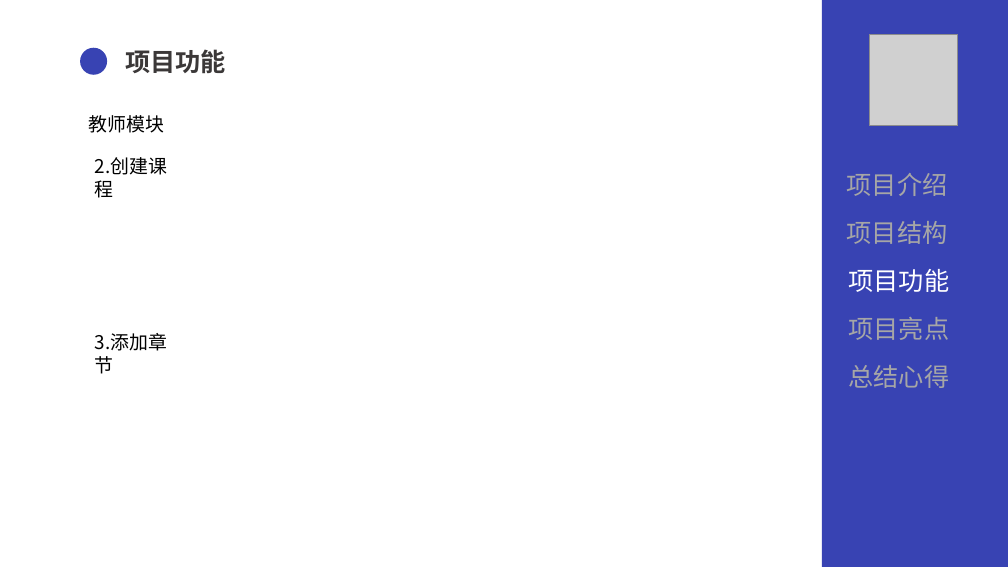
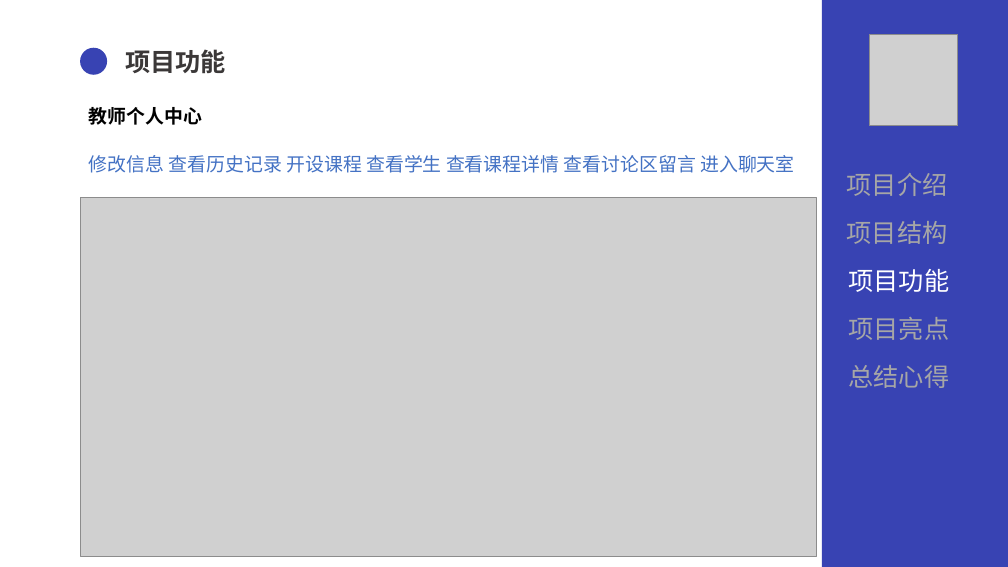
Before and after one commit to SUYYYUS/QGfinal, a slide deck: slide 9 of 文档/QG汇报陈术裕.pptx (slide 10 before the commit). Drawn at 1008x567 pixels with LibreOffice and Linux fonts; fonts in the diff are those of the drawing; grey boxes stand for pictures. Boxes give left, top, right and bottom in pixels: in the first picture for what was removed or moved away, otherwise in the second. Text is boxed around its words. In the diff, an @@ line names an element or a change of style, - is before the commit and + after.

```diff
--- a/文档/QG汇报陈术裕.pptx
+++ b/文档/QG汇报陈术裕.pptx
@@ text at [89,107,202,125]: text changed; bold on @@
-教师模块
+教师个人中心
@@ text added at [89,155,794,173], 18 pt, text #4472C4 @@
+修改信息 查看历史记录 开设课程 查看学生 查看课程详情 查看讨论区留言 进入聊天室
@@ text removed at [95,157,167,198] @@
-2.创建课程
@@ picture added at [80,197,817,557] @@
@@ text removed at [95,333,167,374] @@
-3.添加章节
```
Also in this commit, not shown: 23 other slides changed, 1 slide added, 2 slides removed, 1 other file.
